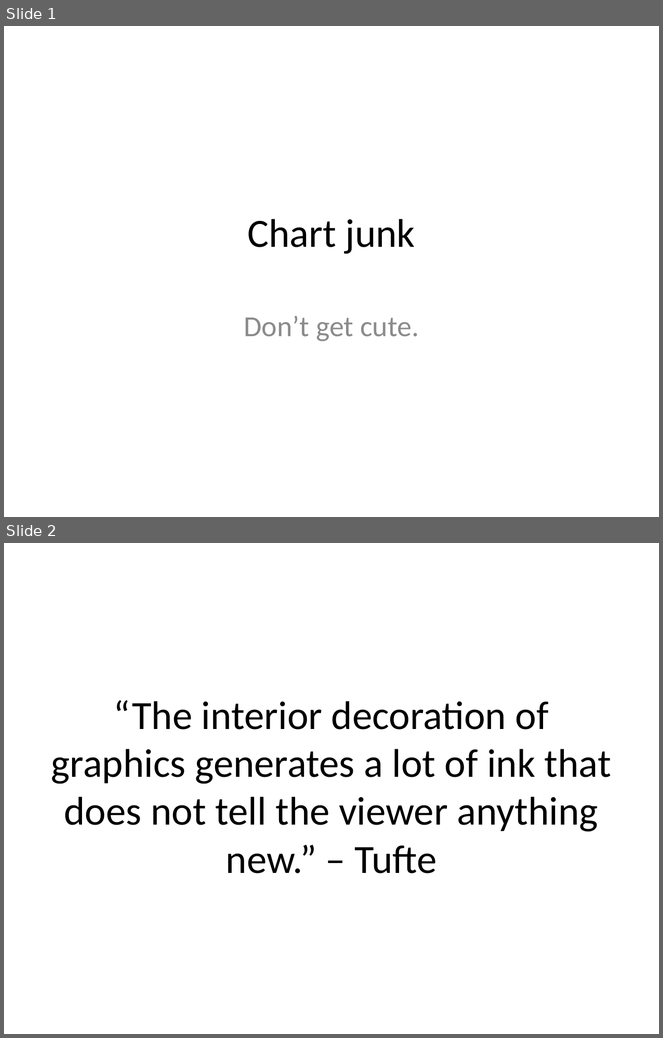
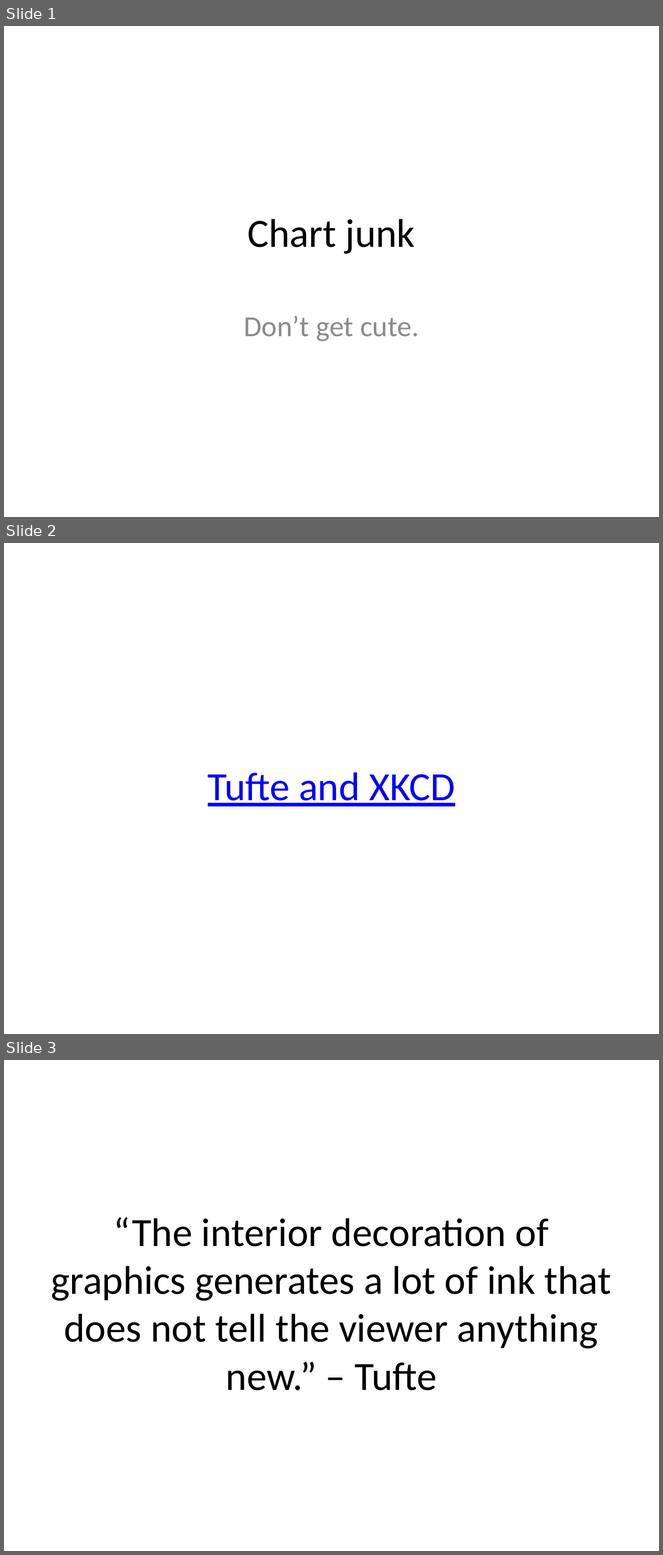
Before and after one commit to mattwaite/JOUR491-Data-Visualization, a slide deck: Lectures/Chartjunk.pptx. Shown one above the other, each under a label of ours: slides 1 and 2 before the commit, slides 1, 2 and 3 after it. The pictures are 663x1038 and 663x1555 pixels, drawn with LibreOffice and Linux fonts; fonts in the diff are those of the drawing. Boxes give left, top, right and bottom in pixels: in the first picture for what was removed or moved away, otherwise in the second. Text is boxed around its words. In the diff, an @@ line names an element or a change of style, - is before the commit and + after.

```diff
--- a/Lectures/Chartjunk.pptx
+++ b/Lectures/Chartjunk.pptx
@@ slide 2 added at (4,543,659,1034), background #FFFFFF @@
@@ title added at (208,772,455,807), 44 pt, text #0000FF, underline @@
+Tufte and XKCD
@@ what was slide 2 is now slide 3 @@
```
Also in this commit, not shown: 1 slide changed, 55 other files.
